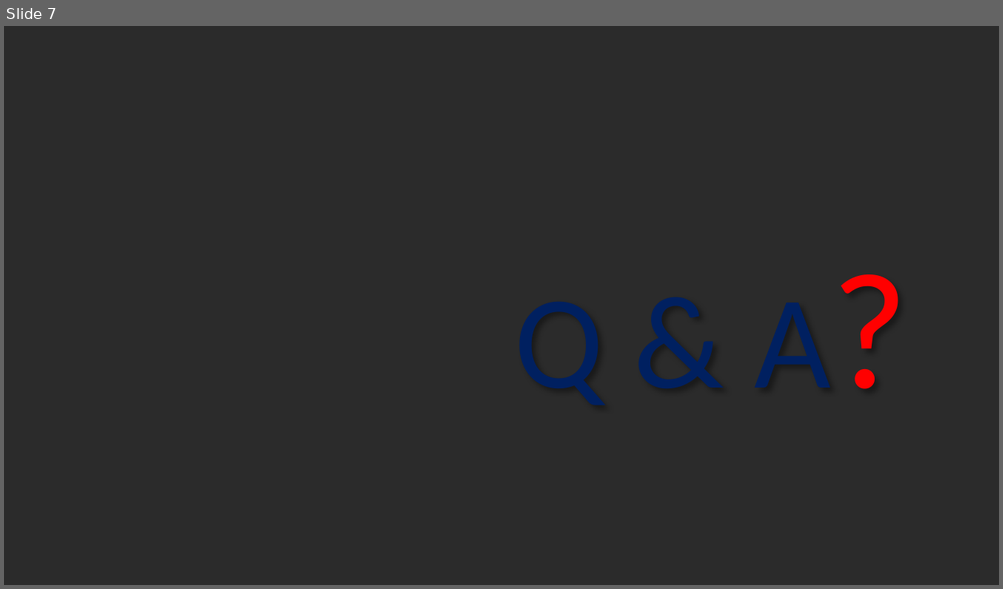
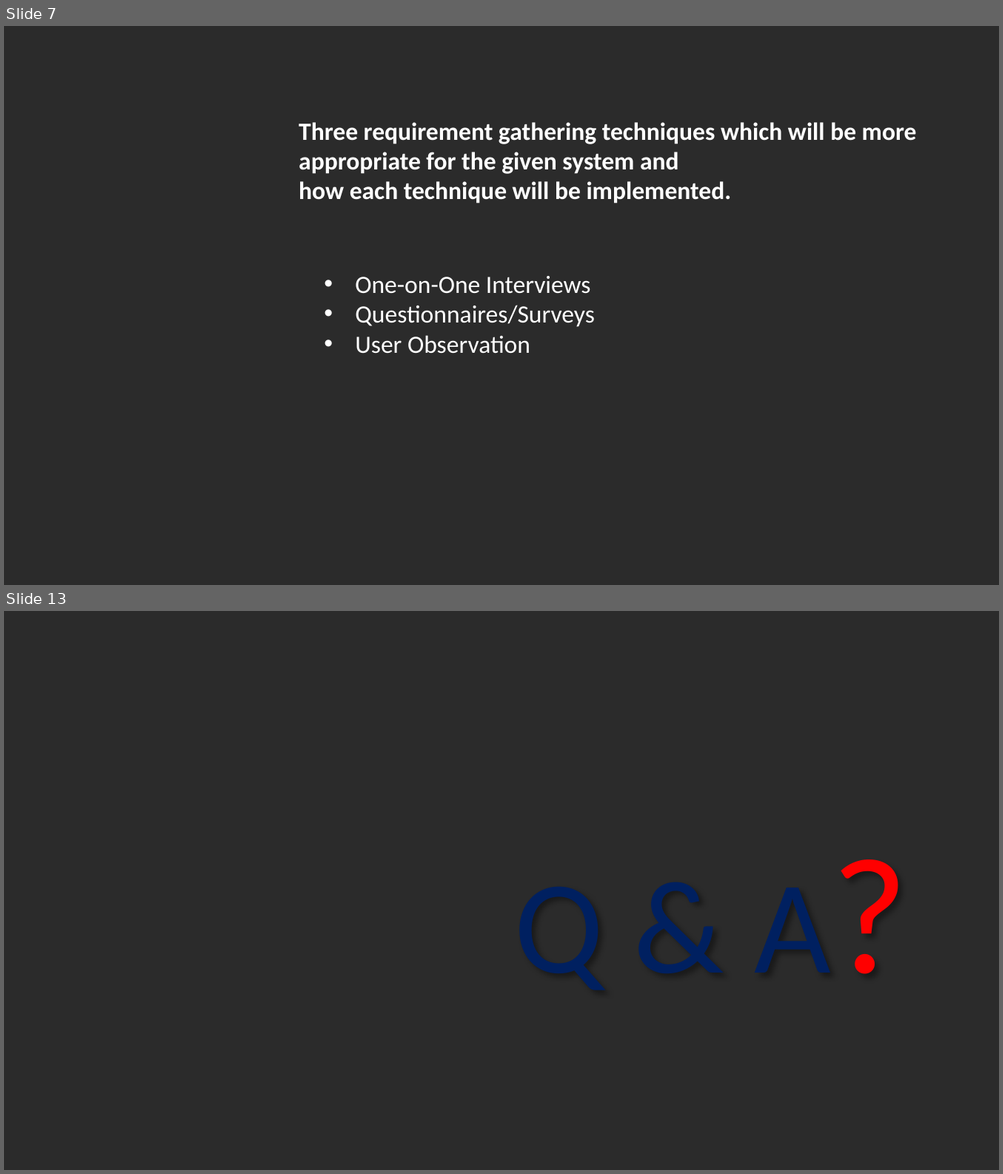
Before and after one commit to anoxtovo/docc, a slide deck: Doctor Channeling edited.pptx. Shown one above the other, each under a label of ours: slide 7 before the commit, slides 7 and 13 after it; the slides between them are not shown. The pictures are 1003x589 and 1003x1174 pixels, drawn with LibreOffice and Linux fonts; fonts in the diff are those of the drawing; background and template pictures are left out; a plain dark background stands for a picture behind light text. Boxes give left, top, right and bottom in pixels: in the first picture for what was removed or moved away, otherwise in the second. Text is boxed around its words. In the diff, an @@ line names an element or a change of style, - is before the commit and + after.

```diff
--- a/Doctor Channeling edited.pptx
+++ b/Doctor Channeling edited.pptx
@@ slide 7 added at <box>4,26,999,585</box>, background picture (left out) @@
@@ text added at <box>299,122,916,204</box>, 18 pt, text #FFFFFF, bold @@
+Three requirement gathering techniques which will be more
+appropriate for the given system and
+how each technique will be implemented.
@@ text added at <box>355,276,595,354</box>, 18 pt, text #FFFFFF @@
+• One-on-One Interviews
+• Questionnaires/Surveys
+• User Observation
@@ what was slide 7 is now slide 13 @@
```
Also in this commit, not shown: 1 slide changed, 7 other slides added, 2 slides removed, 4 other files.
